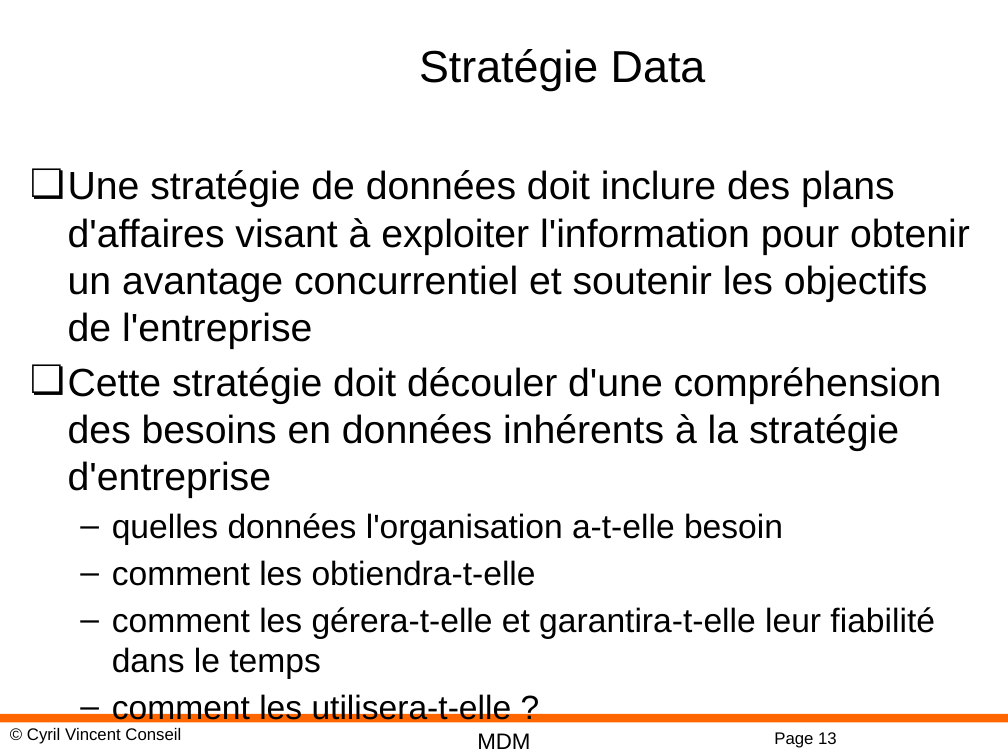
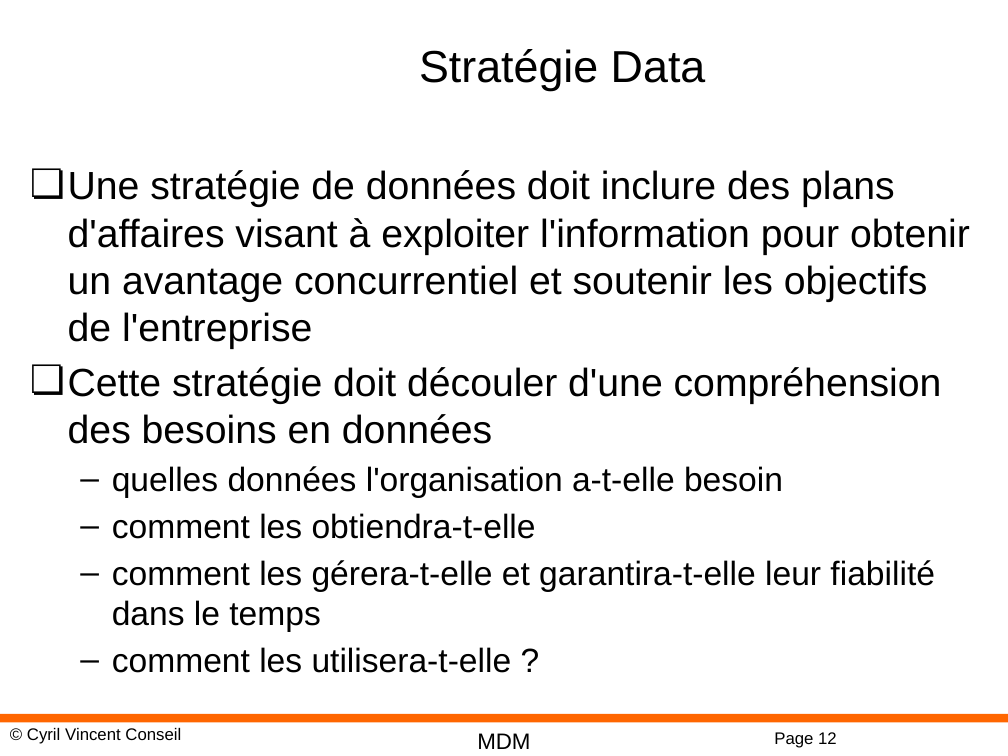
Before and after one commit to cyrilvincent/mdm, a slide deck: slide 12 of DM02-DataManagement.pptx (slide 13 before the commit). Drawn at 1008x756 pixels with LibreOffice and Linux fonts; fonts in the diff are those of the drawing; background and template pictures are left out. Boxes give left, top, right and bottom in pixels: in the first picture for what was removed or moved away, otherwise in the second. Text is boxed around its words. In the diff, an @@ line names an element or a change of style, - is before the commit and + after.

```diff
--- a/DM02-DataManagement.pptx
+++ b/DM02-DataManagement.pptx
@@ text at box(68, 367, 942, 444): text changed @@
-❏ Cette stratégie doit découler d'une compréhension des besoins en données inhérents à la stratégie d'entreprise
+❏ Cette stratégie doit découler d'une compréhension des besoins en données
@@ page number at box(774, 732, 837, 748): text changed @@
-Page 13
+Page 12
```
Also in this commit, not shown: 3 other slides changed, 2 slides removed, 12 other files.
